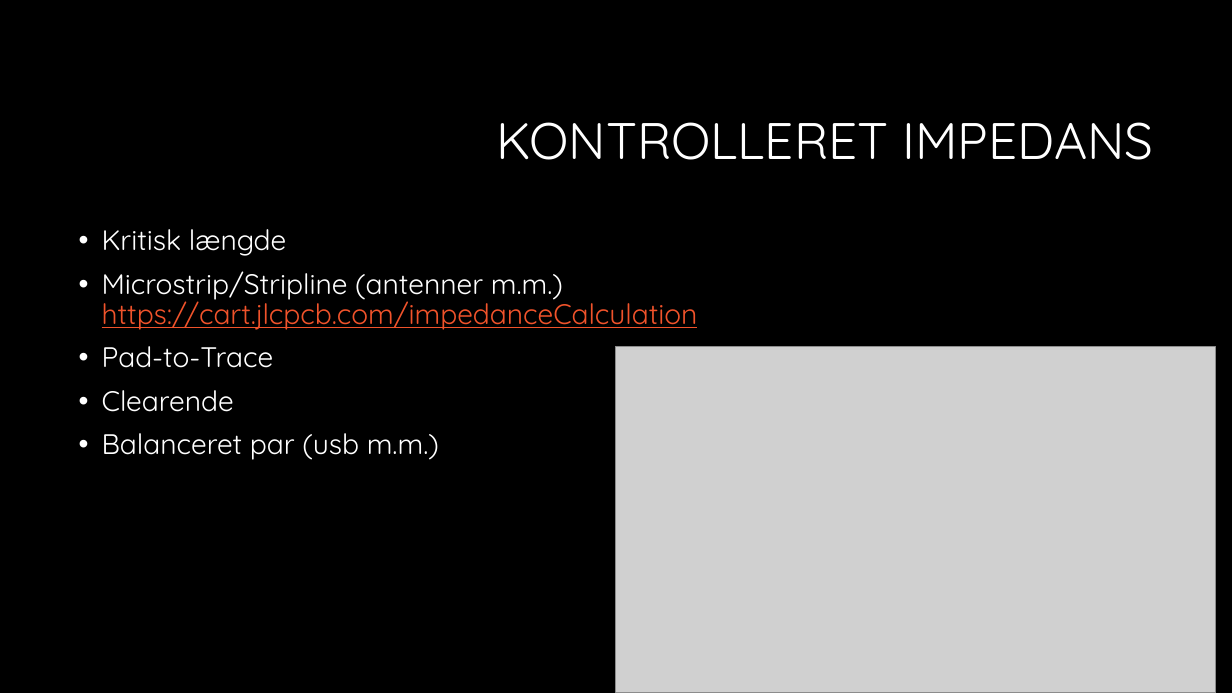
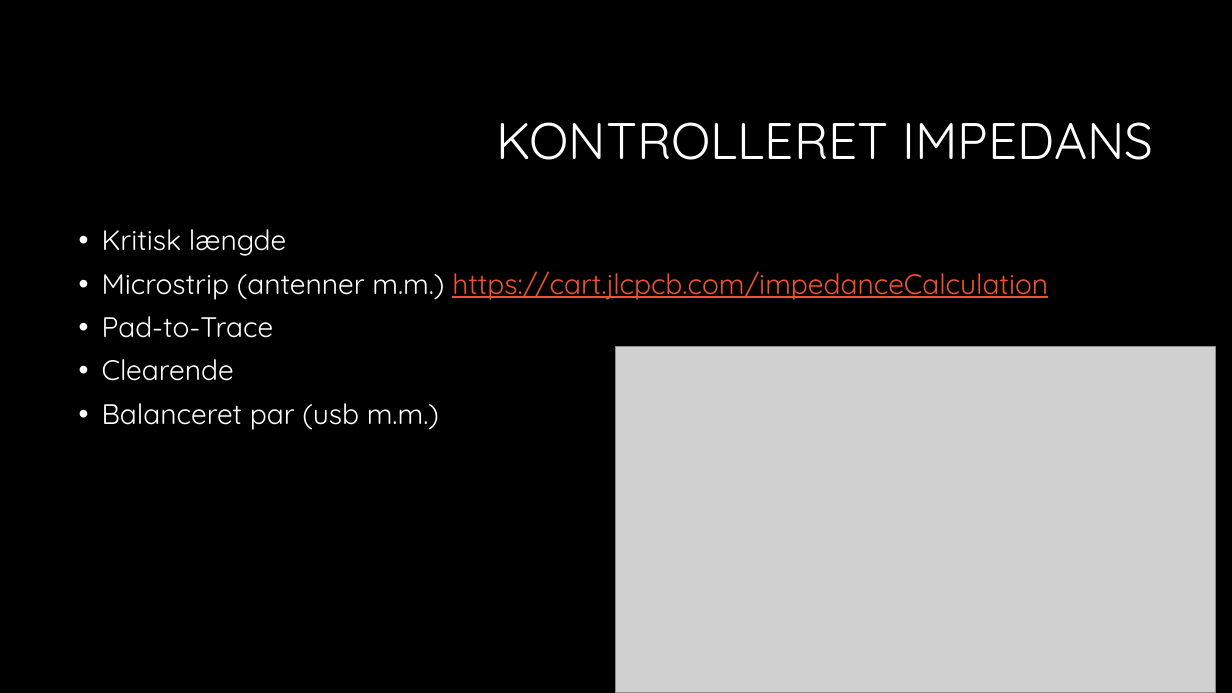
Before and after one commit to gert-lauritsen/Kicad-PCB, a slide deck: slide 13 of Kicad PCB.pptx (slide 9 before the commit). Drawn at 1232x693 pixels with LibreOffice and Linux fonts; fonts in the diff are those of the drawing; grey boxes stand for pictures; background and template pictures are left out. Boxes give left, top, right and bottom in pixels: in the first picture for what was removed or moved away, otherwise in the second. Text is boxed around its words. In the diff, an @@ line names an element or a change of style, - is before the commit and + after.

```diff
--- a/Kicad PCB.pptx
+++ b/Kicad PCB.pptx
@@ text at (102,271,1048,300): text changed @@
-• Microstrip/Stripline (antenner m.m.) https://cart.jlcpcb.com/impedanceCalculation
+• Microstrip (antenner m.m.) https://cart.jlcpcb.com/impedanceCalculation
```
Also in this commit, not shown: 6 slides added.
